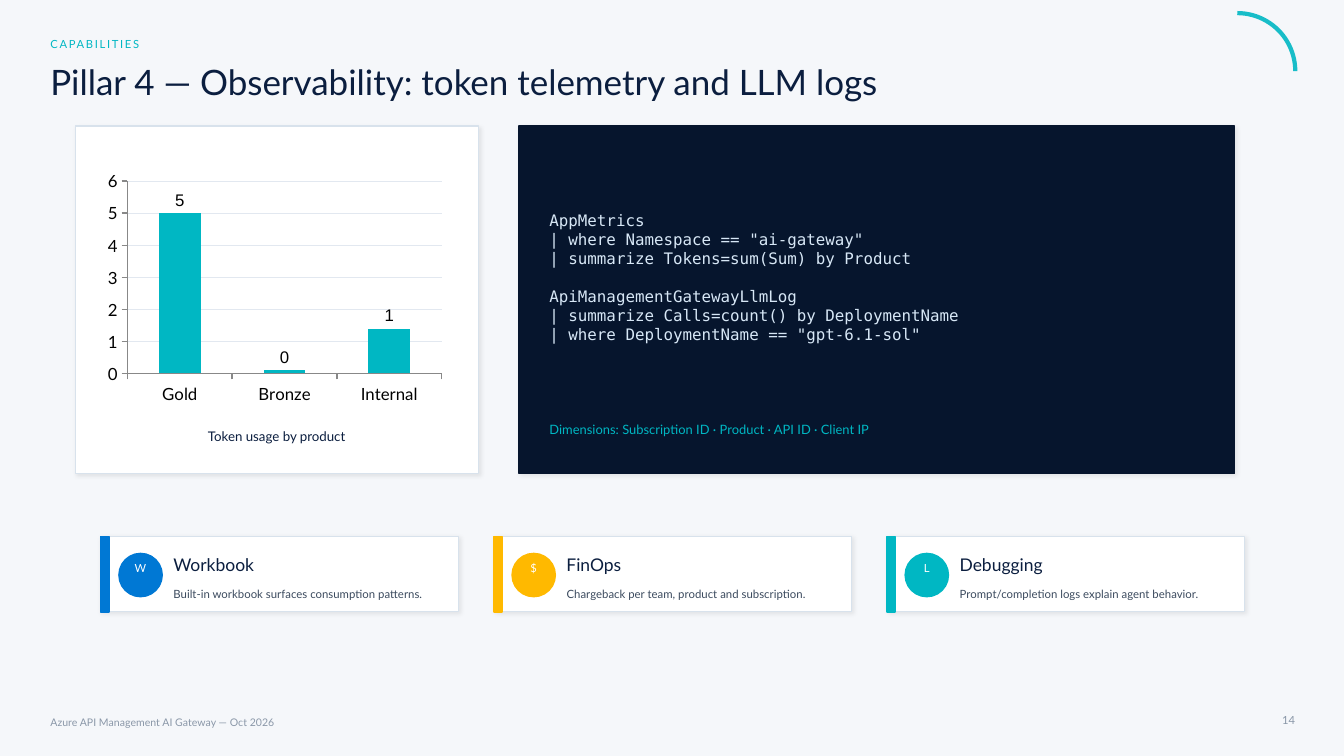
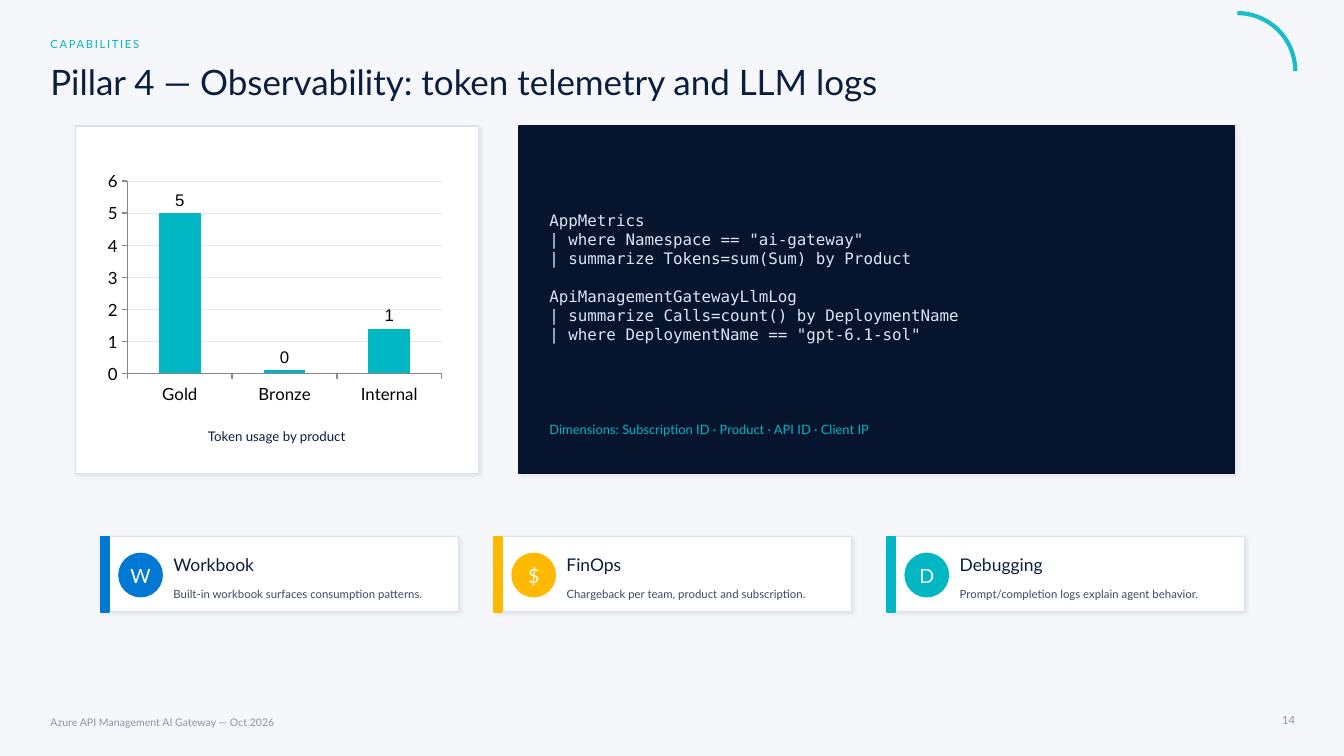
Before and after one commit to frkim/apim-demo, a slide deck: slide 14 of docs/presentations/apim-ai-gateway-session.pptx. Drawn at 1344x756 pixels with LibreOffice and Linux fonts; fonts in the diff are those of the drawing. Boxes give left, top, right and bottom in pixels: in the first picture for what was removed or moved away, otherwise in the second. Text is boxed around its words. In the diff, an @@ line names an element or a change of style, - is before the commit and + after.

```diff
--- a/docs/presentations/apim-ai-gateway-session.pptx
+++ b/docs/presentations/apim-ai-gateway-session.pptx
@@ text "W" at (130, 569, 150, 583): size 8 to 14 pt @@
@@ text "$" at (512, 568, 556, 584): size 8 to 14 pt @@
@@ text "$": place and size @@
-text "$" at (512, 560, 556, 576)
+text "$" at (512, 568, 556, 584)
@@ text at (919, 569, 934, 583): text changed; size 8 to 14 pt @@
-L
+D
```
Also in this commit, not shown: 22 other slides changed.
